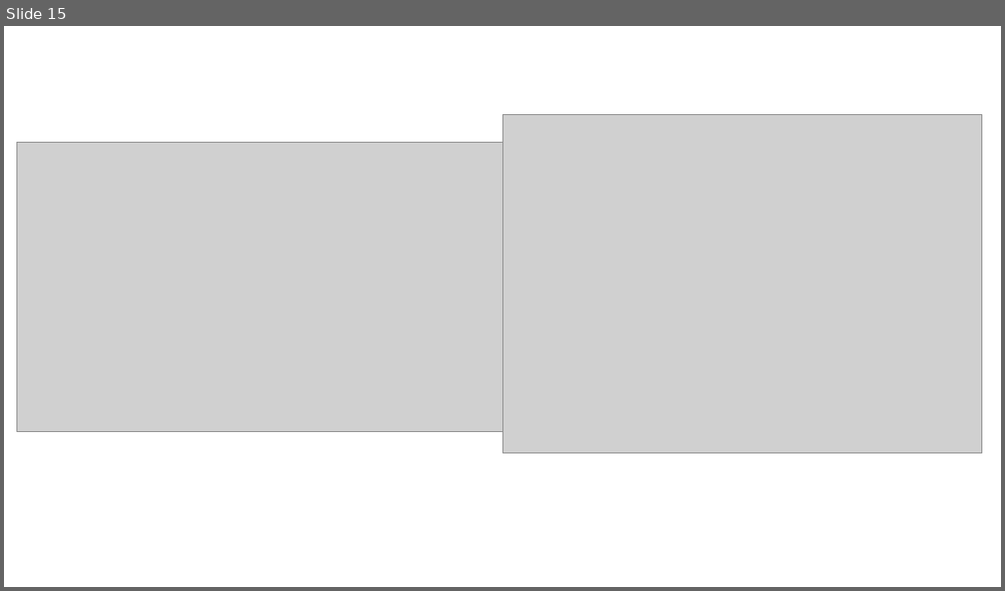
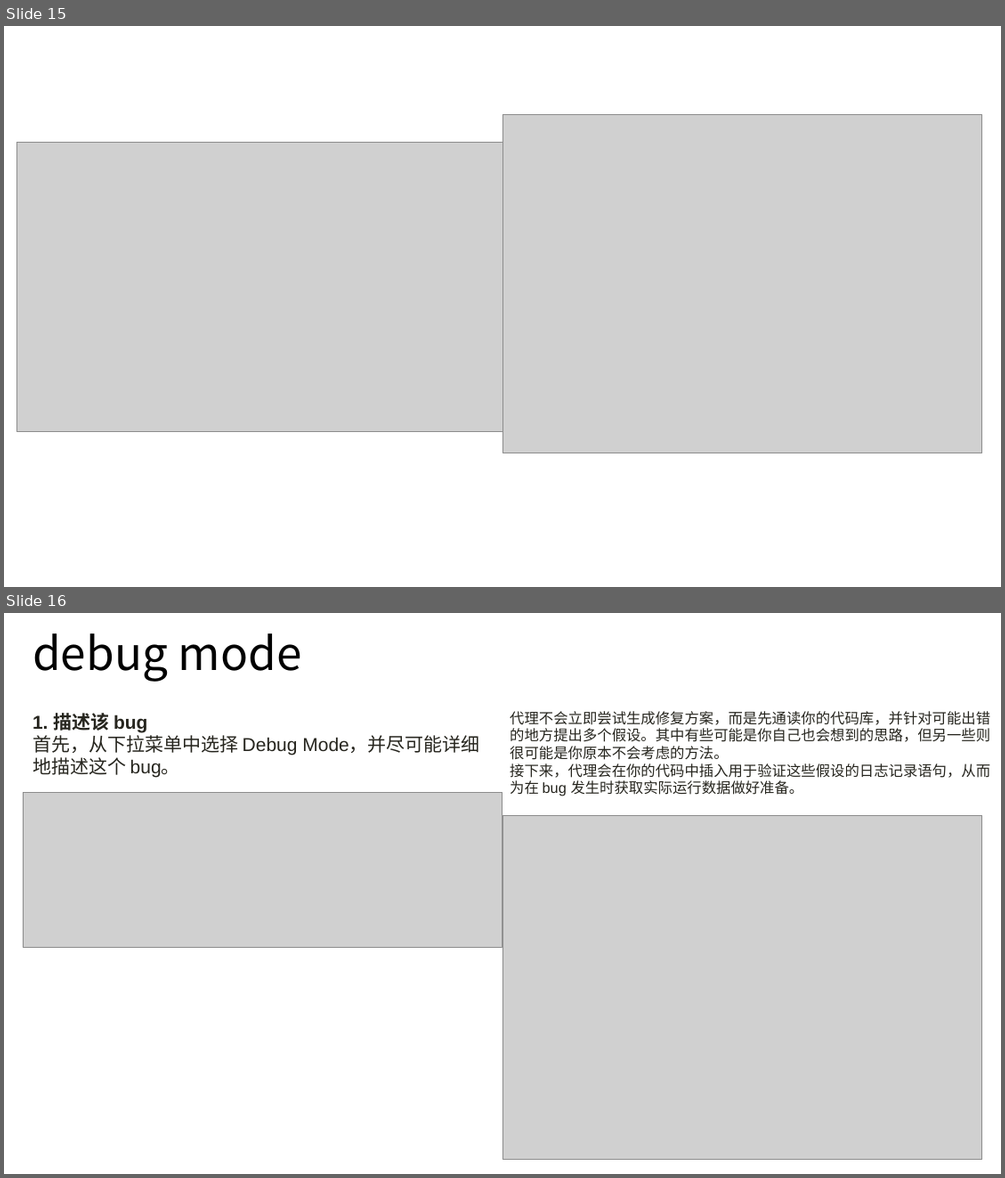
Before and after one commit to LiuHarry1/material_repo, a slide deck: cursor_intro.pptx. Shown one above the other, each under a label of ours: slide 15 before the commit, slides 15 and 16 after it. The pictures are 1005x591 and 1005x1178 pixels, drawn with LibreOffice and Linux fonts; fonts in the diff are those of the drawing; grey boxes stand for pictures. Boxes give left, top, right and bottom in pixels: in the first picture for what was removed or moved away, otherwise in the second. Text is boxed around its words. In the diff, an @@ line names an element or a change of style, - is before the commit and + after.

```diff
--- a/cursor_intro.pptx
+++ b/cursor_intro.pptx
@@ slide 16 added at (4, 613, 1001, 1174), background #FFFFFF @@
@@ title added at (32, 633, 302, 682), 44 pt, text #000000 @@
+debug mode
@@ text added at (32, 713, 480, 778), 18 pt, text #26251E @@
+1. 描述该 bug
+首先，从下拉菜单中选择 Debug Mode，并尽可能详细地描述这个 bug。
@@ text added at (510, 711, 990, 796), 14 pt, text #26251E @@
+代理不会立即尝试生成修复方案，而是先通读你的代码库，并针对可能出错的地方提出多个假设。其中有些可能是你自己也会想到的思路，但另一些则很可能是你原本不会考虑的方法。
+接下来，代理会在你的代码中插入用于验证这些假设的日志记录语句，从而为在 bug 发生时获取实际运行数据做好准备。
@@ picture added at (23, 793, 502, 948) @@
@@ picture added at (502, 815, 983, 1159) @@
```
Also in this commit, not shown: 2 other slides added.
